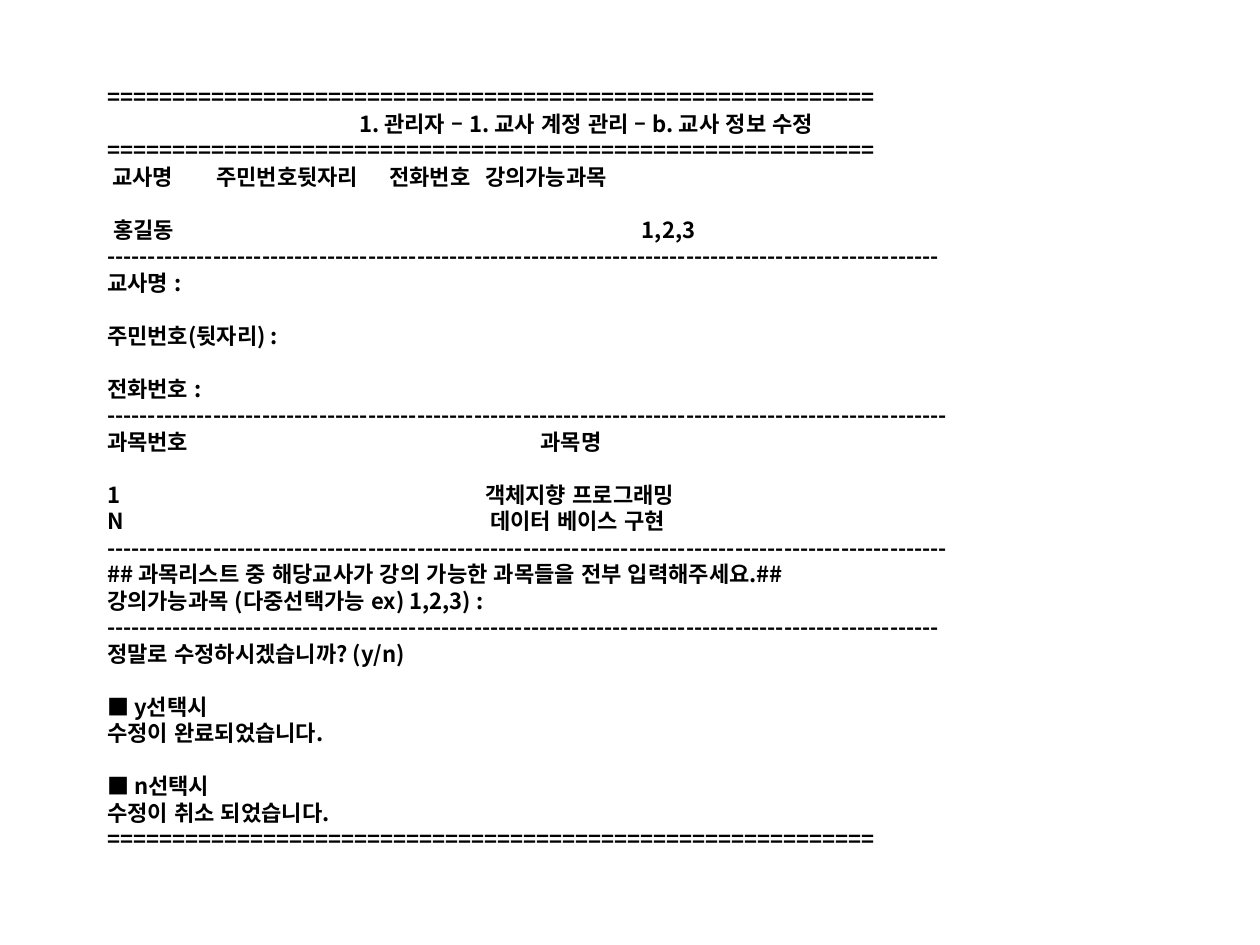
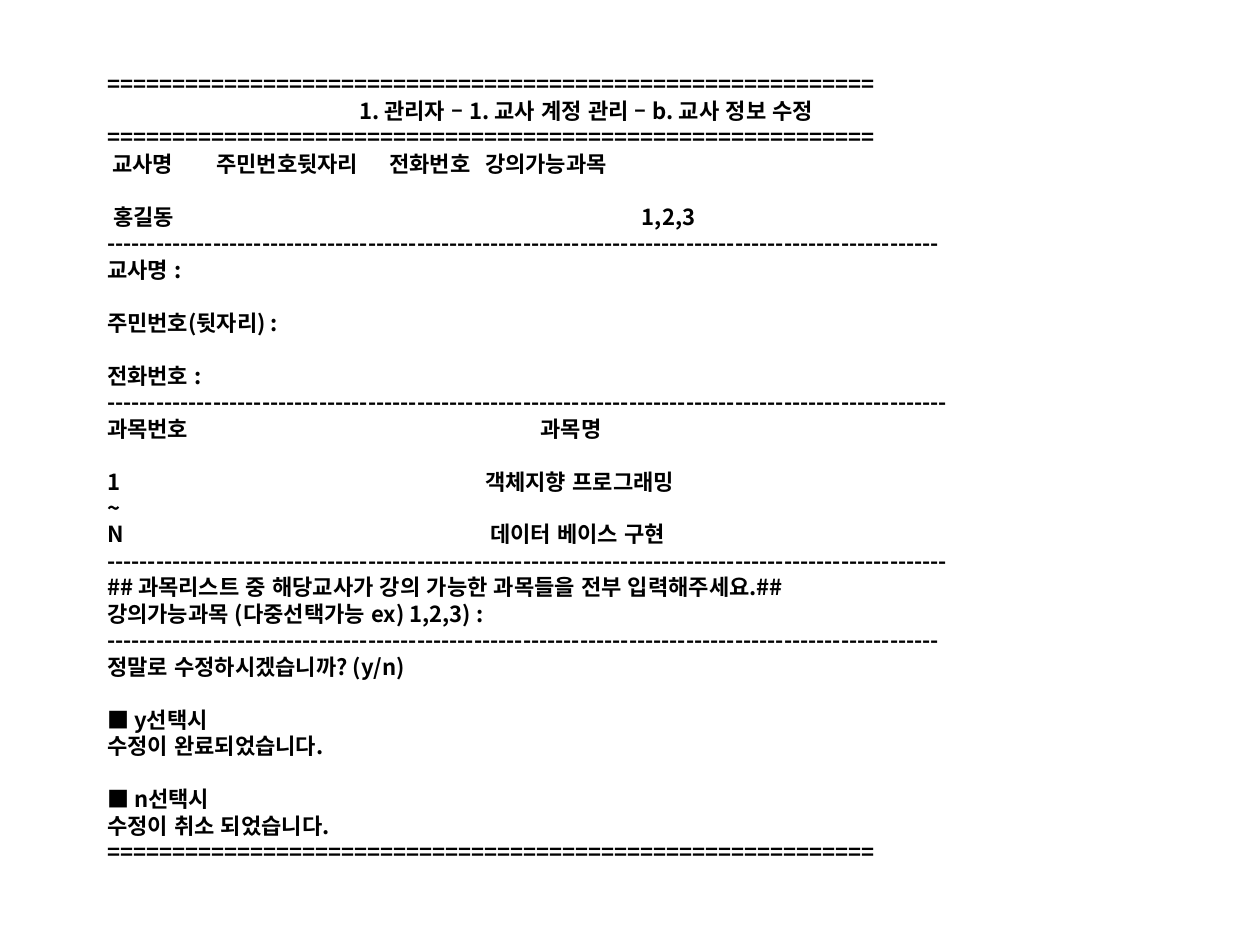
Before and after one commit to Yian-Kim/SEDU-Center, a slide deck: slide 10 of 03. 화면설계/01. 관리자/[디비2조]화면설계_관리자.pptx. Drawn at 1260x945 pixels with LibreOffice and Linux fonts; fonts in the diff are those of the drawing. Boxes give left, top, right and bottom in pixels: in the first picture for what was removed or moved away, otherwise in the second. Text is boxed around its words. In the diff, an @@ line names an element or a change of style, - is before the commit and + after.

Commit message:
Modify File [[디비2조]화면설계_관리자.pptx]
1. POWER POINT 파일 수정

- [디비2조]화면설계_관리자.pptx 파일 수정
  (03. 화면설계\01. 관리자\[디비2조]화면설계_관리자.pptx)
- 모든 메뉴 추가

```diff
--- a/03. 화면설계/01. 관리자/[디비2조]화면설계_관리자.pptx
+++ b/03. 화면설계/01. 관리자/[디비2조]화면설계_관리자.pptx
@@ title at <box>107,100,813,836</box>: text changed @@
-===========================================================
-1. 관리자 – 1. 교사 계정 관리 – b. 교사 정보 수정
-===========================================================
-교사명 주민번호뒷자리 전화번호 강의가능과목
-홍길동 1,2,3
-------------------------------------------------------------------------------------------------------
-교사명 :
-주민번호(뒷자리) :
-전화번호 :
--------------------------------------------------------------------------------------------------------
-과목번호 과목명
-1 객체지향 프로그래밍
-N 데이터 베이스 구현
--------------------------------------------------------------------------------------------------------
-## 과목리스트 중 해당교사가 강의 가능한 과목들을 전부 입력해주세요.##
-강의가능과목 (다중선택가능 ex) 1,2,3) :
-------------------------------------------------------------------------------------------------------
-정말로 수정하시겠습니까? (y/n)
-■ y선택시
-수정이 완료되었습니다.
-■ n선택시
-수정이 취소 되었습니다.
-===========================================================
+===========================================================
+1. 관리자 – 1. 교사 계정 관리 – b. 교사 정보 수정
+===========================================================
+교사명 주민번호뒷자리 전화번호 강의가능과목
+홍길동 1,2,3
+------------------------------------------------------------------------------------------------------
+교사명 :
+주민번호(뒷자리) :
+전화번호 :
+-------------------------------------------------------------------------------------------------------
+과목번호 과목명
+1 객체지향 프로그래밍
+~
+N 데이터 베이스 구현
+-------------------------------------------------------------------------------------------------------
+## 과목리스트 중 해당교사가 강의 가능한 과목들을 전부 입력해주세요.##
+강의가능과목 (다중선택가능 ex) 1,2,3) :
+------------------------------------------------------------------------------------------------------
+정말로 수정하시겠습니까? (y/n)
+■ y선택시
+수정이 완료되었습니다.
+■ n선택시
+수정이 취소 되었습니다.
+===========================================================
```
Also in this commit, not shown: 3 other slides changed, 16 slides added.
